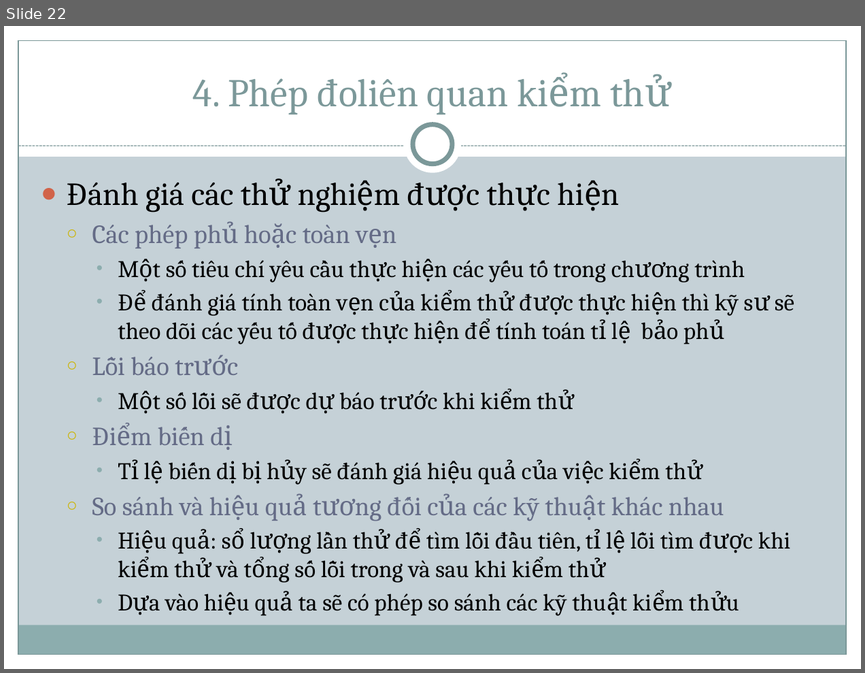
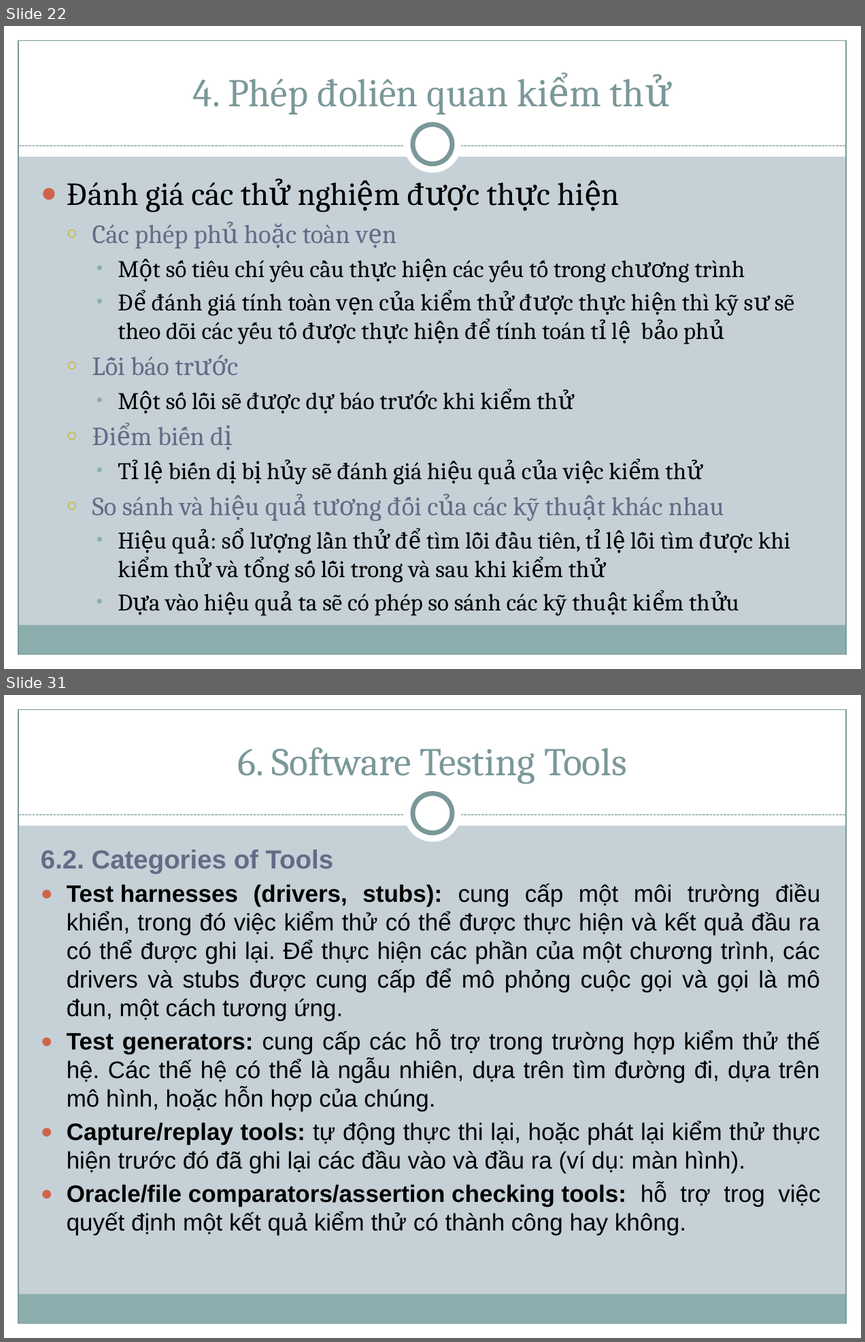
Before and after one commit to thienphamvan/chapter4, a slide deck: Slide/Chap 4 - Sofware Testing.pptx. Shown one above the other, each under a label of ours: slide 22 before the commit, slides 22 and 31 after it; the slides between them are not shown. The pictures are 865x673 and 865x1342 pixels, drawn with LibreOffice and Linux fonts; fonts in the diff are those of the drawing. Boxes give left, top, right and bottom in pixels: in the first picture for what was removed or moved away, otherwise in the second. Text is boxed around its words. In the diff, an @@ line names an element or a change of style, - is before the commit and + after.

```diff
--- a/Slide/Chap 4 - Sofware Testing.pptx
+++ b/Slide/Chap 4 - Sofware Testing.pptx
@@ slide 31 added at (4,695,861,1338), background #C5D1D7; not listed: 9 template elements that a slide beside it also shows @@
@@ title added at (237,747,627,784), 33 pt, text #7C999A @@
+6. Software Testing Tools
@@ text added at (41,849,820,1235), 20 pt, text #000000 @@
+  6.2. Categories of Tools
+  ● Test harnesses (drivers, stubs): cung cấp một môi trường điều khiển, trong đó việc kiểm thử có thể được thực hiện và kết quả đầu ra có thể được ghi lại. Để thực hiện các phần của một chương trình, các drivers và stubs được cung cấp để mô phỏng cuộc gọi và gọi là mô đun, một cách tương ứng.
+  ● Test generators: cung cấp các hỗ trợ trong trường hợp kiểm thử thế hệ. Các thế hệ có thể là ngẫu nhiên, dựa trên tìm đường đi, dựa trên mô hình, hoặc hỗn hợp của chúng.
+  ● Capture/replay tools: tự động thực thi lại, hoặc phát lại kiểm thử thực hiện trước đó đã ghi lại các đầu vào và đầu ra (ví dụ: màn hình).
+  ● Oracle/file comparators/assertion checking tools: hỗ trợ trog việc quyết định một kết quả kiểm thử có thành công hay không.
```
Also in this commit, not shown: 10 other slides added.
